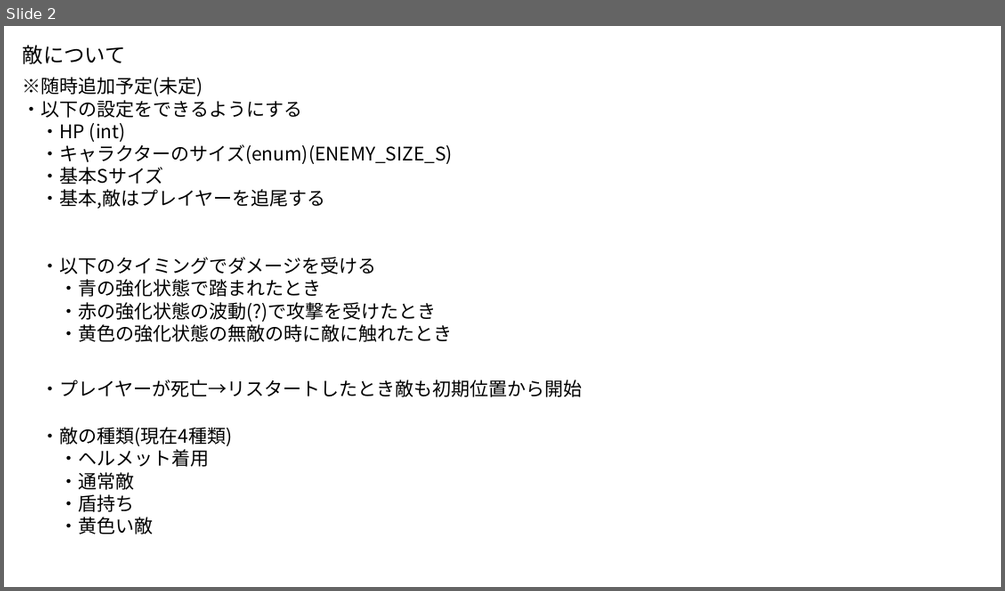
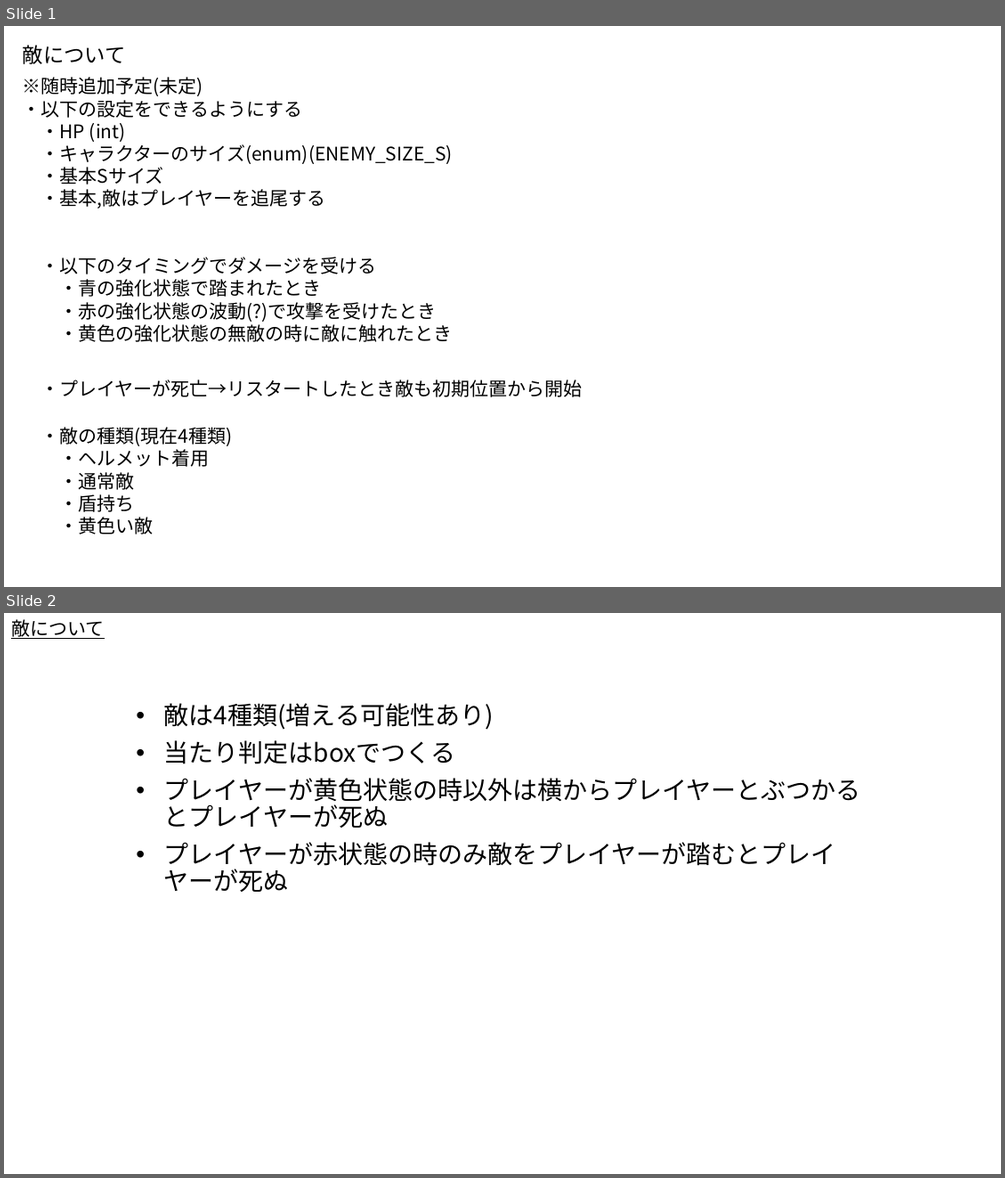
Before and after one commit to Akiyoshi-2/GameProbuctionPractice1, a slide deck: 仕様書/敵.pptx. Shown one above the other, each under a label of ours: slide 2 before the commit, slides 1 and 2 after it. The pictures are 1005x591 and 1005x1178 pixels, drawn with LibreOffice and Linux fonts; fonts in the diff are those of the drawing. Boxes give left, top, right and bottom in pixels: in the first picture for what was removed or moved away, otherwise in the second. Text is boxed around its words. In the diff, an @@ line names an element or a change of style, - is before the commit and + after.

```diff
--- a/仕様書/敵.pptx
+++ b/仕様書/敵.pptx
@@ slide 2 added at (x1=4, y1=613, x2=1001, y2=1174), background #FFFFFF @@
@@ text added at (x1=11, y1=619, x2=104, y2=639), 18 pt, text #000000, underline @@
+敵について
@@ subtitle added at (x1=164, y1=703, x2=860, y2=892), 24 pt, text #000000 @@
+• 敵は4種類(増える可能性あり)
+• 当たり判定はboxでつくる
+• プレイヤーが黄色状態の時以外は横からプレイヤーとぶつかるとプレイヤーが死ぬ
+• プレイヤーが赤状態の時のみ敵をプレイヤーが踏むとプレイヤーが死ぬ
@@ what was slide 2 is now slide 1 @@
```
Also in this commit, not shown: 4 other slides added, 5 slides removed.
